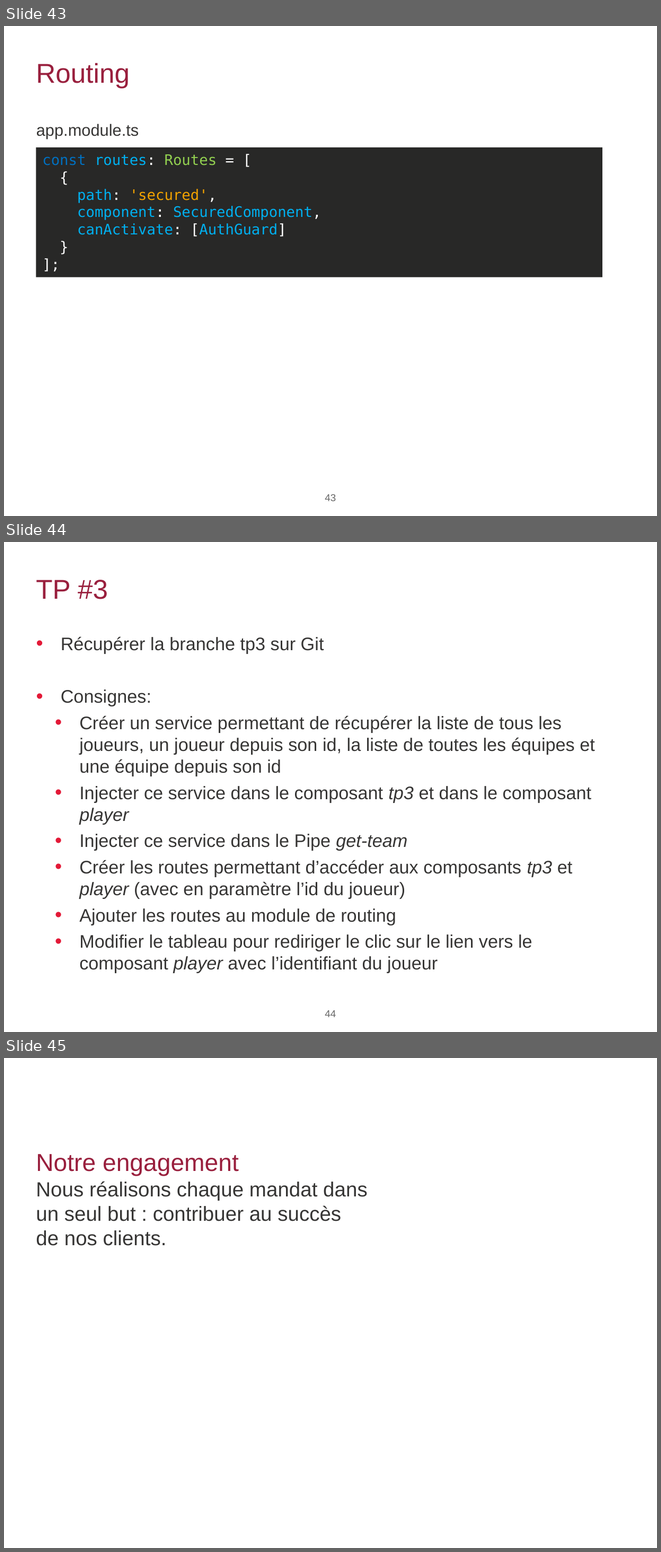
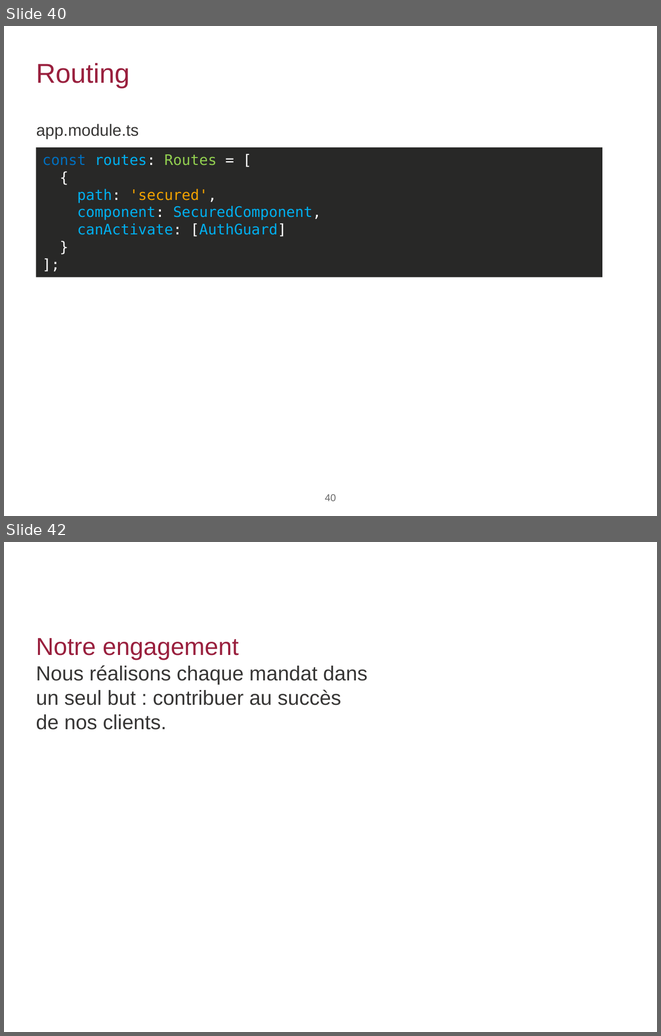
Before and after one commit to agaudichon/CGI-formation-Angular, a slide deck: docs/Formation_Angular_002_Premiers-pas.pptx. Shown one above the other, each under a label of ours: slides 43, 44 and 45 before the commit, slides 40 and 42 after it; the slides between them are not shown. The pictures are 661x1552 and 661x1036 pixels, drawn with LibreOffice and Linux fonts; fonts in the diff are those of the drawing; background and template pictures are left out. Boxes give left, top, right and bottom in pixels: in the first picture for what was removed or moved away, otherwise in the second. Text is boxed around its words. In the diff, an @@ line names an element or a change of style, - is before the commit and + after.

```diff
--- a/docs/Formation_Angular_002_Premiers-pas.pptx
+++ b/docs/Formation_Angular_002_Premiers-pas.pptx
@@ slide 44 removed at bbox=[4, 542, 657, 1032], background #FFFFFF @@
@@ title removed at bbox=[36, 580, 108, 599] @@
-TP #3
@@ text removed at bbox=[61, 636, 595, 973] @@
-• Récupérer la branche tp3 sur Git
-• Consignes:
-  • Créer un service permettant de récupérer la liste de tous les joueurs, un joueur depuis son id, la liste de toutes les équipes et une équipe depuis son id
-  • Injecter ce service dans le composant tp3 et dans le composant player
-  • Injecter ce service dans le Pipe get-team
-  • Créer les routes permettant d’accéder aux composants tp3 et player (avec en paramètre l’id du joueur)
-  • Ajouter les routes au module de routing
-  • Modifier le tableau pour rediriger le clic sur le lien vers le composant player avec l’identifiant du joueur
@@ page number removed at bbox=[325, 1010, 336, 1017] @@
-44
@@ what was slide 43 is now slide 40 @@
@@ page number at bbox=[325, 494, 336, 501]: text changed @@
-43
+40
@@ what was slide 45 is now slide 42 @@
```
Also in this commit, not shown: 2 slides changed, 1 slide added, 3 other slides removed, 2 other files.
